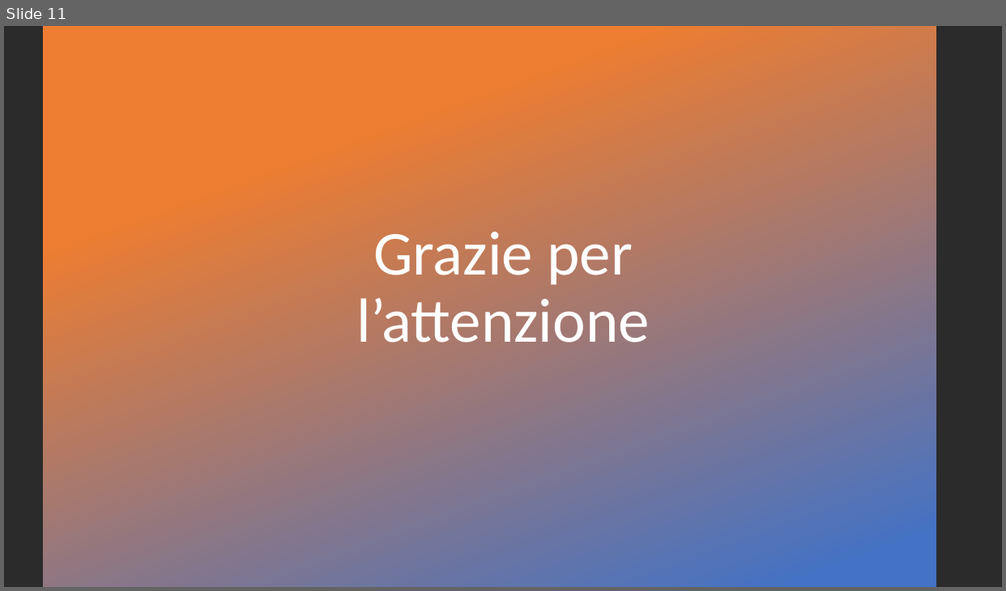
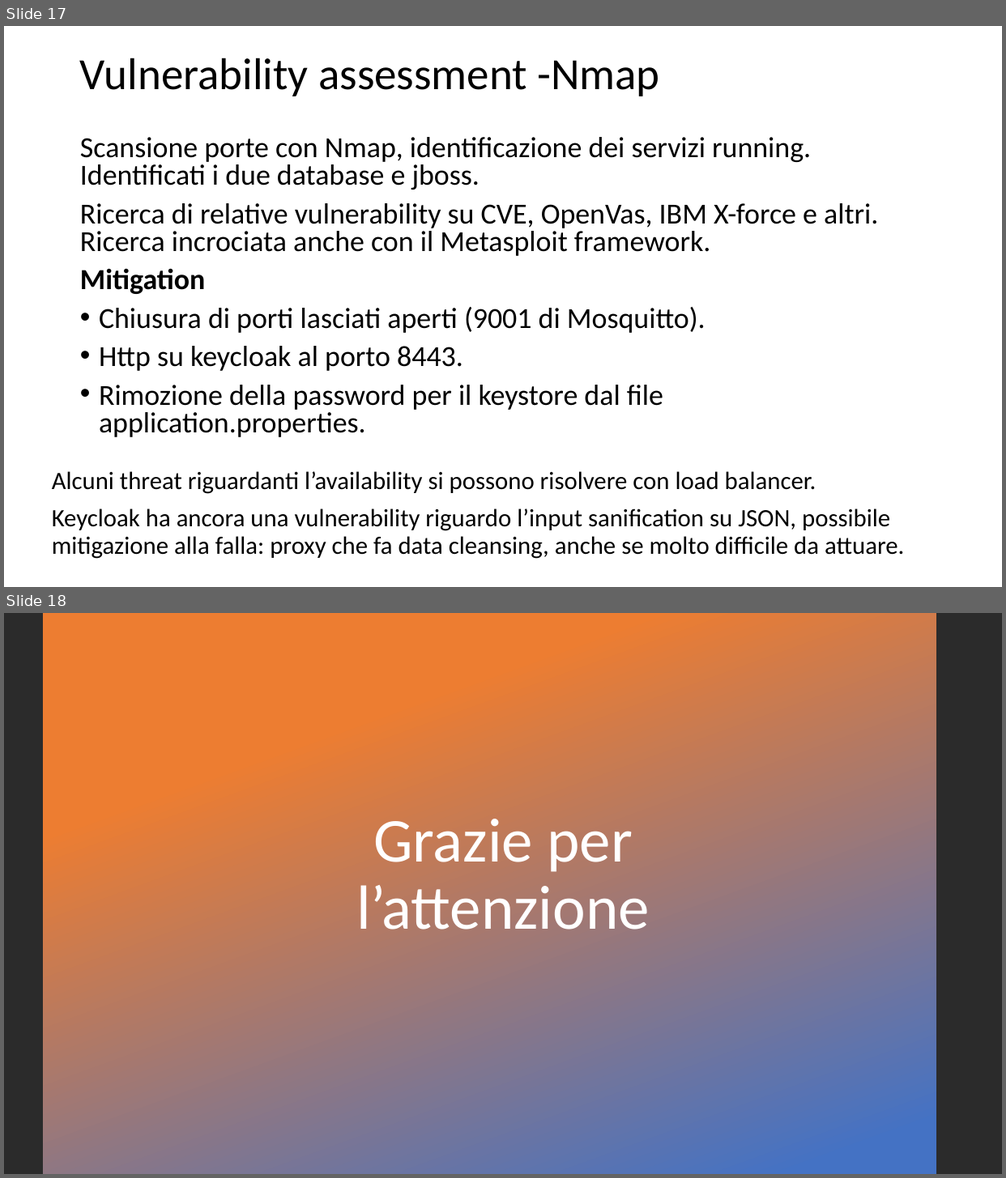
Before and after one commit to marcobarlo/GreenhouseSec, a slide deck: pres.pptx. Shown one above the other, each under a label of ours: slide 11 before the commit, slides 17 and 18 after it. The pictures are 1006x591 and 1006x1178 pixels, drawn with LibreOffice and Linux fonts; fonts in the diff are those of the drawing; background and template pictures are left out; a plain dark background stands for a picture behind light text. Boxes give left, top, right and bottom in pixels: in the first picture for what was removed or moved away, otherwise in the second. Text is boxed around its words. In the diff, an @@ line names an element or a change of style, - is before the commit and + after.

```diff
--- a/pres.pptx
+++ b/pres.pptx
@@ slide 17 added at (4,26,1002,587), background #FFFFFF @@
@@ text added at (80,58,659,96), 42.9 pt, text #000000 @@
+Vulnerability assessment -Nmap
@@ text added at (80,137,878,437), 28 pt, text #000000 @@
+Scansione porte con Nmap, identificazione dei servizi running. Identificati i due database e jboss.
+Ricerca di relative vulnerability su CVE, OpenVas, IBM X-force e altri. Ricerca incrociata anche con il Metasploit framework.
+Mitigation
+• Chiusura di porti lasciati aperti (9001 di Mosquitto).
+• Http su keycloak al porto 8443.
+• Rimozione della password per il keystore dal file application.properties.
@@ text added at (52,472,904,559), 24 pt, text #000000 @@
+Alcuni threat riguardanti l’availability si possono risolvere con load balancer.
+Keycloak ha ancora una vulnerability riguardo l’input sanification su JSON, possibile mitigazione alla falla: proxy che fa data cleansing, anche se molto difficile da attuare.
@@ what was slide 11 is now slide 18 @@
```
Also in this commit, not shown: 8 slides changed, 7 other slides added, 1 slide removed, 1 other file.
